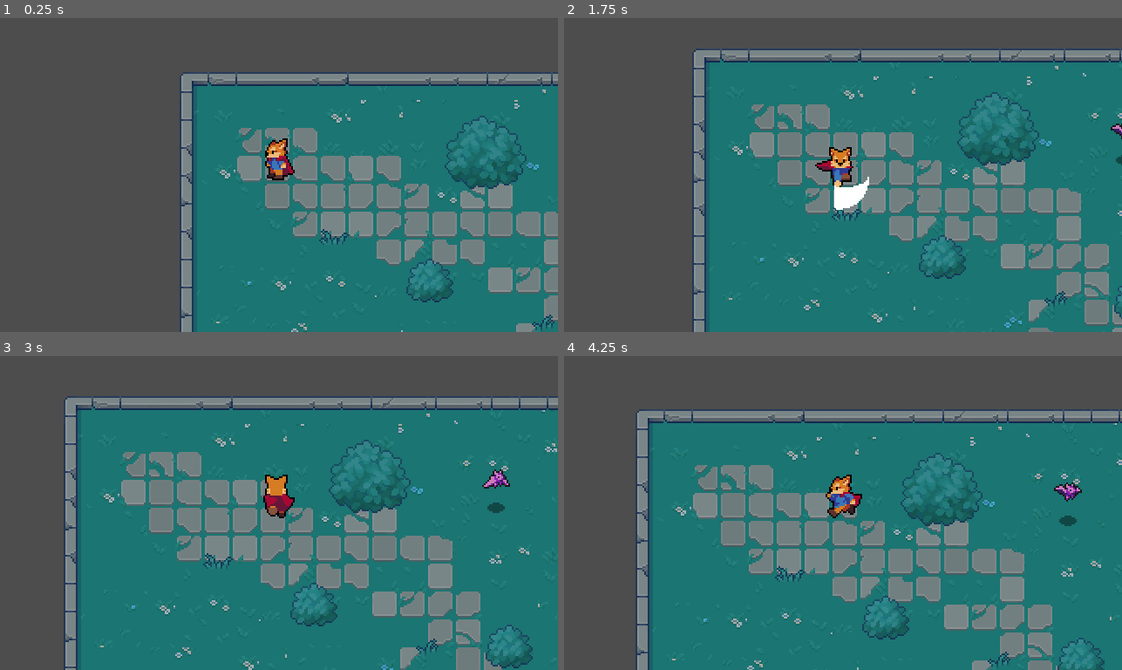
Above: before the commit, frames 1-4 (two rows, left to right).
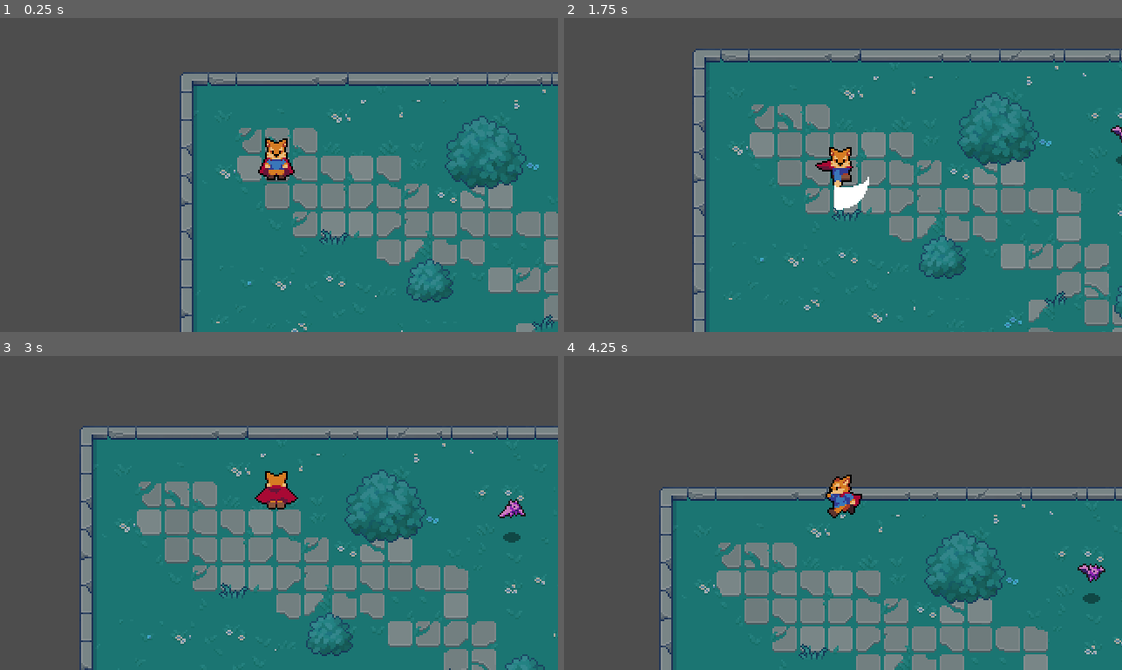
Above: after the commit, the same moments.

Repository: CursedRicky/ActionRpg-Godot
Game: Godot game, scene res://scenes/World.tscn
The game is run twice, just before and just after one commit, with the same random seed, the same clock (stepped at 60 frames per second) and the same inputs.
Inputs (mouse positions are in pixels of both pictures, inside the frame that each line leads up to):
- Up to frame 1 (0.25 s): no input
- Up to frame 2 (1.75 s): tap Enter (interact) at 0.5, 1.35 s; move the mouse to (965, 159) at 0.52 s; hold Right (ui_right) 0.53-1.28 s; hold Enter (interact) 0.53-1.28 s; tap Space (attack) at 0.6 s; move the mouse to (731, 190) at 1.27 s; hold Down (ui_down) from 1.28 s (still down); click (731, 190) at 1.55 s
- Up to frame 3 (3 s): move the mouse to (334, 443) at 2.02 s; release Down (ui_down) at 2.03 s; press the mouse at (334, 443) at 2.03 s; hold Right (ui_right) 2.03-2.78 s; tap Middle mouse button (roll) at 2.3, 2.85 s; move the mouse to (251, 575) at 2.77 s; release the mouse at (251, 575) at 2.78 s; hold Up (ui_up) from 2.78 s (still down)
- Up to frame 4 (4.25 s): tap Space (attack) at 3.05, 3.6 s; move the mouse to (1010, 560) at 3.52 s; release Up (ui_up) at 3.53 s; hold Left (ui_left) from 3.53 s (still down); hold Enter (interact) from 3.53 s (still down)

The runs differ from the first frame. In frame 1, 0.3% of the frame differs, in the area x 46-52%, y 38-52%; in frame 2, less than 0.1%; in frame 3, 33%; in frame 4, 47%, in the area x 12-100%, y 16-100%.

Commit message:
Add files via upload

Diff:
--- a/scenes/Box/hit_box.tscn
+++ b/scenes/Box/hit_box.tscn
@@ -1,7 +1,10 @@
-[gd_scene format=3 uid="uid://0cgjopmw7jb4"]
+[gd_scene load_steps=2 format=3 uid="uid://0cgjopmw7jb4"]
+
+[ext_resource type="Script" path="res://script/hitBox.gd" id="1_eqh2t"]
 
 [node name="HitBox" type="Area2D"]
 collision_layer = 0
 collision_mask = 0
+script = ExtResource("1_eqh2t")
 
 [node name="CollisionShape2D" type="CollisionShape2D" parent="."]
--- /dev/null
+++ b/scenes/Box/stats.tscn
@@ -0,0 +1,6 @@
+[gd_scene load_steps=2 format=3 uid="uid://d3q5a0ppcdkug"]
+
+[ext_resource type="Script" path="res://script/stats.gd" id="1_skgip"]
+
+[node name="Stats" type="Node"]
+script = ExtResource("1_skgip")
--- a/scenes/Enemy/bat.tscn
+++ b/scenes/Enemy/bat.tscn
@@ -1,9 +1,10 @@
-[gd_scene load_steps=13 format=3 uid="uid://delqnkvhl6im7"]
+[gd_scene load_steps=14 format=3 uid="uid://delqnkvhl6im7"]
 
 [ext_resource type="Script" path="res://script/Enemy/Bat.gd" id="1_f4nel"]
 [ext_resource type="Texture2D" uid="uid://b2k0uuo0pk1ms" path="res://art/Enemies/Bat.png" id="2_vb75s"]
 [ext_resource type="PackedScene" uid="uid://kje7vcoucwfe" path="res://scenes/Box/hurt_box.tscn" id="3_driar"]
 [ext_resource type="Texture2D" uid="uid://ddpykgcgqo0ve" path="res://art/Shadows/SmallShadow.png" id="3_ihbxk"]
+[ext_resource type="PackedScene" uid="uid://d3q5a0ppcdkug" path="res://scenes/Box/stats.tscn" id="5_3s6p2"]
 
 [sub_resource type="AtlasTexture" id="AtlasTexture_nj256"]
 atlas = ExtResource("2_vb75s")
@@ -63,7 +64,7 @@
 sprite_frames = SubResource("SpriteFrames_dpo60")
 animation = &"Fly"
 autoplay = "Fly"
-frame_progress = 0.242248
+frame_progress = 0.815959
 offset = Vector2(0, -12)
 
 [node name="Shadow" type="Sprite2D" parent="."]
@@ -79,6 +80,10 @@
 position = Vector2(0, -14)
 shape = SubResource("CapsuleShape2D_rj6wb")
 
+[node name="Stats" parent="." instance=ExtResource("5_3s6p2")]
+maxHealt = 3
+
 [connection signal="area_entered" from="HurtBox" to="." method="_on_hurt_box_area_entered"]
+[connection signal="noHealt" from="Stats" to="." method="_on_stats_no_healt"]
 
 [editable path="HurtBox"]
--- a/scenes/Player.tscn
+++ b/scenes/Player.tscn
@@ -1,6 +1,6 @@
-[gd_scene load_steps=46 format=3 uid="uid://b3dvblv1v6hs"]
-
-[ext_resource type="Script" path="res://script/Player.gd" id="1_i8h5g"]
+[gd_scene load_steps=57 format=3 uid="uid://b3dvblv1v6hs"]
+
+[ext_resource type="Script" path="res://script/Player/Player.gd" id="1_t6g1t"]
 [ext_resource type="Texture2D" uid="uid://c1cc4j037diai" path="res://art/Player/Player.png" id="2_jcvpv"]
 [ext_resource type="PackedScene" uid="uid://0cgjopmw7jb4" path="res://scenes/Box/hit_box.tscn" id="4_pe86v"]
 [ext_resource type="Script" path="res://script/Player/swordHitBox.gd" id="5_fbuaj"]
@@ -60,6 +60,30 @@
 max_space = Vector2(1.1, 1)
 blend_mode = 1
 
+[sub_resource type="AnimationNodeAnimation" id="AnimationNodeAnimation_tsak8"]
+animation = &"RollLeft"
+
+[sub_resource type="AnimationNodeAnimation" id="AnimationNodeAnimation_n21do"]
+animation = &"RollRight"
+
+[sub_resource type="AnimationNodeAnimation" id="AnimationNodeAnimation_uohnf"]
+animation = &"RollTop"
+
+[sub_resource type="AnimationNodeAnimation" id="AnimationNodeAnimation_ot0fp"]
+animation = &"RollBot"
+
+[sub_resource type="AnimationNodeBlendSpace2D" id="AnimationNodeBlendSpace2D_50j5u"]
+blend_point_0/node = SubResource("AnimationNodeAnimation_tsak8")
+blend_point_0/pos = Vector2(-1, 0)
+blend_point_1/node = SubResource("AnimationNodeAnimation_n21do")
+blend_point_1/pos = Vector2(1, 0)
+blend_point_2/node = SubResource("AnimationNodeAnimation_uohnf")
+blend_point_2/pos = Vector2(0, -1.1)
+blend_point_3/node = SubResource("AnimationNodeAnimation_ot0fp")
+blend_point_3/pos = Vector2(0, 1.1)
+min_space = Vector2(-1, -1.1)
+max_space = Vector2(1, 1.1)
+
 [sub_resource type="AnimationNodeAnimation" id="AnimationNodeAnimation_wfjc5"]
 animation = &"RunBot"
 
@@ -100,15 +124,21 @@
 
 [sub_resource type="AnimationNodeStateMachineTransition" id="AnimationNodeStateMachineTransition_y0j6j"]
 
+[sub_resource type="AnimationNodeStateMachineTransition" id="AnimationNodeStateMachineTransition_e75so"]
+
+[sub_resource type="AnimationNodeStateMachineTransition" id="AnimationNodeStateMachineTransition_ygbn7"]
+
 [sub_resource type="AnimationNodeStateMachine" id="AnimationNodeStateMachine_b1sfb"]
 states/Attack/node = SubResource("AnimationNodeBlendSpace2D_jdfx7")
 states/Attack/position = Vector2(532, 212)
 states/Idle/node = SubResource("AnimationNodeBlendSpace2D_l38qs")
 states/Idle/position = Vector2(382, 100)
+states/Roll/node = SubResource("AnimationNodeBlendSpace2D_50j5u")
+states/Roll/position = Vector2(382, -25)
 states/Run/node = SubResource("AnimationNodeBlendSpace2D_0hqp2")
 states/Run/position = Vector2(687, 100)
-transitions = ["Start", "Idle", SubResource("AnimationNodeSt …(436 unchanged characters)… mationNodeStateMachineTransition_y0j6j")]
-graph_offset = Vector2(19, -18)
+transitions = ["Start", "Idle", SubResource("AnimationNodeSt …(436 unchanged characters)… mationNodeStateMachineTransition_y0j6j"), "Roll", "Idle", SubResource("AnimationNodeStateMachineTransition_e75so"), "Idle", "Roll", SubResource("AnimationNodeStateMachineTransition_ygbn7")]
+graph_offset = Vector2(-81, -74)
 
 [sub_resource type="Animation" id="Animation_k6gn2"]
 resource_name = "AttackBot"
@@ -419,6 +449,126 @@
 "transitions": PackedFloat32Array(1),
 "update": 1,
 "values": [true]
+}
+
+[sub_resource type="Animation" id="Animation_xp8on"]
+resource_name = "RollBot"
+length = 0.5
+tracks/0/type = "value"
+tracks/0/imported = false
+tracks/0/enabled = true
+tracks/0/path = NodePath("Sprite2D:frame")
+tracks/0/interp = 1
+tracks/0/loop_wrap = true
+tracks/0/keys = {
+"times": PackedFloat32Array(0, 0.1, 0.2, 0.3, 0.4),
+"transitions": PackedFloat32Array(1, 1, 1, 1, 1),
+"update": 1,
+"values": [55, 56, 57, 58, 59]
+}
+tracks/1/type = "method"
+tracks/1/imported = false
+tracks/1/enabled = true
+tracks/1/path = NodePath(".")
+tracks/1/interp = 1
+tracks/1/loop_wrap = true
+tracks/1/keys = {
+"times": PackedFloat32Array(0.5),
+"transitions": PackedFloat32Array(1),
+"values": [{
+"args": [],
+"method": &"rollFinished"
+}]
+}
+
+[sub_resource type="Animation" id="Animation_hbw4u"]
+resource_name = "RollLeft"
+length = 0.5
+tracks/0/type = "value"
+tracks/0/imported = false
+tracks/0/enabled = true
+tracks/0/path = NodePath("Sprite2D:frame")
+tracks/0/interp = 1
+tracks/0/loop_wrap = true
+tracks/0/keys = {
+"times": PackedFloat32Array(0, 0.1, 0.2, 0.3, 0.4),
+"transitions": PackedFloat32Array(1, 1, 1, 1, 1),
+"update": 1,
+"values": [50, 51, 52, 53, 54]
+}
+tracks/1/type = "method"
+tracks/1/imported = false
+tracks/1/enabled = true
+tracks/1/path = NodePath(".")
+tracks/1/interp = 1
+tracks/1/loop_wrap = true
+tracks/1/keys = {
+"times": PackedFloat32Array(0.5),
+"transitions": PackedFloat32Array(1),
+"values": [{
+"args": [],
+"method": &"rollFinished"
+}]
+}
+
+[sub_resource type="Animation" id="Animation_s381y"]
+resource_name = "RollRight"
+length = 0.5
+tracks/0/type = "value"
+tracks/0/imported = false
+tracks/0/enabled = true
+tracks/0/path = NodePath("Sprite2D:frame")
+tracks/0/interp = 1
+tracks/0/loop_wrap = true
+tracks/0/keys = {
+"times": PackedFloat32Array(0, 0.1, 0.2, 0.3, 0.4),
+"transitions": PackedFloat32Array(1, 1, 1, 1, 1),
+"update": 1,
+"values": [40, 41, 42, 43, 44]
+}
+tracks/1/type = "method"
+tracks/1/imported = false
+tracks/1/enabled = true
+tracks/1/path = NodePath(".")
+tracks/1/interp = 1
+tracks/1/loop_wrap = true
+tracks/1/keys = {
+"times": PackedFloat32Array(0.5),
+"transitions": PackedFloat32Array(1),
+"values": [{
+"args": [],
+"method": &"rollFinished"
+}]
+}
+
+[sub_resource type="Animation" id="Animation_tbtnk"]
+resource_name = "RollTop"
+length = 0.5
+tracks/0/type = "value"
+tracks/0/imported = false
+tracks/0/enabled = true
+tracks/0/path = NodePath("Sprite2D:frame")
+tracks/0/interp = 1
+tracks/0/loop_wrap = true
+tracks/0/keys = {
+"times": PackedFloat32Array(0, 0.1, 0.2, 0.3, 0.4),
+"transitions": PackedFloat32Array(1, 1, 1, 1, 1),
+"update": 1,
+"values": [45, 46, 47, 48, 49]
+}
+tracks/1/type = "method"
+tracks/1/imported = false
+tracks/1/enabled = true
+tracks/1/path = NodePath(".")
+tracks/1/interp = 1
+tracks/1/loop_wrap = true
+tracks/1/keys = {
+"times": PackedFloat32Array(0.5),
+"transitions": PackedFloat32Array(1),
+"values": [{
+"args": [],
+"method": &"rollFinished"
+}]
 }
 
 [sub_resource type="Animation" id="Animation_xal6g"]
@@ -500,6 +650,10 @@
 "IdleRight": SubResource("Animation_iyc7c"),
 "IdleTop": SubResource("Animation_hnpue"),
 "RESET": SubResource("Animation_ivvig"),
+"RollBot": SubResource("Animation_xp8on"),
+"RollLeft": SubResource("Animation_hbw4u"),
+"RollRight": SubResource("Animation_s381y"),
+"RollTop": SubResource("Animation_tbtnk"),
 "RunBot": SubResource("Animation_xal6g"),
 "RunLeft": SubResource("Animation_gdhj7"),
 "RunRight": SubResource("Animation_iskau"),
@@ -517,7 +671,7 @@
 y_sort_enabled = true
 position = Vector2(1, 2)
 collision_layer = 2
-script = ExtResource("1_i8h5g")
+script = ExtResource("1_t6g1t")
 
 [node name="Sprite2D" type="Sprite2D" parent="."]
 material = SubResource("ShaderMaterial_6lvrj")
@@ -539,7 +693,8 @@
 tree_root = SubResource("AnimationNodeStateMachine_b1sfb")
 anim_player = NodePath("../AnimationPlayer")
 parameters/Attack/blend_position = Vector2(0, 0)
-parameters/Idle/blend_position = Vector2(-0.234667, -0.010582)
+parameters/Idle/blend_position = Vector2(-0.00133336, 0.481013)
+parameters/Roll/blend_position = Vector2(-0.776, -0.164557)
 parameters/Run/blend_position = Vector2(0.000888944, -1)
 
 [node name="AnimationPlayer" type="AnimationPlayer" parent="."]
--- a/scenes/World/Chest.tscn
+++ b/scenes/World/Chest.tscn
@@ -19,6 +19,23 @@
 "transitions": PackedFloat32Array(1),
 "update": 1,
 "values": [0]
+}
+
+[sub_resource type="Animation" id="Animation_epjlg"]
+resource_name = "IdleLottata"
+length = 0.1
+loop_mode = 1
+tracks/0/type = "value"
+tracks/0/imported = false
+tracks/0/enabled = true
+tracks/0/path = NodePath("Sprite2D:frame")
+tracks/0/interp = 1
+tracks/0/loop_wrap = true
+tracks/0/keys = {
+"times": PackedFloat32Array(0),
+"transitions": PackedFloat32Array(1),
+"update": 1,
+"values": [5]
 }
 
 [sub_resource type="Animation" id="Animation_qcgsn"]
@@ -64,23 +81,6 @@
 "transitions": PackedFloat32Array(1),
 "update": 1,
 "values": [1]
-}
-
-[sub_resource type="Animation" id="Animation_epjlg"]
-resource_name = "IdleLottata"
-length = 0.1
-loop_mode = 1
-tracks/0/type = "value"
-tracks/0/imported = false
-tracks/0/enabled = true
-tracks/0/path = NodePath("Sprite2D:frame")
-tracks/0/interp = 1
-tracks/0/loop_wrap = true
-tracks/0/keys = {
-"times": PackedFloat32Array(0),
-"transitions": PackedFloat32Array(1),
-"update": 1,
-"values": [5]
 }
 
 [sub_resource type="AnimationLibrary" id="AnimationLibrary_otoih"]
--- a/script/Chest.gd
+++ b/script/Chest.gd
@@ -1,8 +1,8 @@
 extends Node2D
 
-var animationPlayer = null
-var animationTree = null
-var animationState = null
+@onready var animationPlayer = $AnimationPlayer
+@onready var animationTree = $AnimationTree
+@onready var animationState = animationTree.get("parameters/playback")
 
 var lootable = false
 var enter = false
@@ -12,10 +12,7 @@
 @onready var label = $Label
 
 func _ready():
-	animationPlayer = $AnimationPlayer
-	animationTree = $AnimationTree
 	animationTree.active = true
-	animationState = animationTree.get("parameters/playback")
 	animationState.travel("Idle")
 	label.visible = false
 
--- a/script/Enemy/Bat.gd
+++ b/script/Enemy/Bat.gd
@@ -1,9 +1,9 @@
 extends CharacterBody2D
 
-var hp = 5
 var knockback= Vector2.ZERO
 
 @onready var target = $"../Player"
+@onready var stats = $Stats
 
 # Called when the node enters the scene tree for the first time.
 func _ready():
@@ -15,4 +15,8 @@
 	move_and_slide()
 
 func _on_hurt_box_area_entered(area):
+	stats.healt -= area.damage
 	knockback = area.knockbackVector * 125
+
+func _on_stats_no_healt():
+	queue_free()
--- /dev/null
+++ b/script/Player/Player.gd
@@ -0,0 +1,82 @@
+extends CharacterBody2D
+class_name Player
+
+#Variabili globali
+const ACCELERATION = 400
+const MAXSPEED = 125
+const FRICTION = 400
+
+@onready var swordHitBox = $HitBoxPivot/SwordHitBox
+@onready var animationPlayer = $AnimationPlayer
+@onready var animationTree = $AnimationTree
+@onready var interactLabel = $Interaction/InteractLabel
+@onready var animationState = animationTree.get("parameters/playback")
+@onready var all_interactions = []
+
+enum { #Variabili
+	MOVE, #Valore -> 0
+	ROLL, #Valore -> 1
+	ATTACK #Valore -> 2
+}
+
+var state = MOVE
+var rollVector = Vector2.DOWN
+
+func _ready():
+	animationTree.active = true
+	swordHitBox.knockbackVector = rollVector
+
+
+func _process(delta):
+	match state: #simile a switch (state)
+		MOVE:
+			move(delta)
+		ROLL:
+			roll(delta)
+		ATTACK:
+			attack(delta)
+
+	#if Input.get_action_strength("space_bar") or Input.get_action_strength("left_click"):
+		#print("Ciao")
+
+func move(delta) :
+	var inputVector = Vector2.ZERO
+	inputVector.x = Input.get_action_strength("ui_right") - Input.get_action_strength("ui_left")
+	inputVector.y = Input.get_action_strength("ui_down") - Input.get_action_strength("ui_up")
+	inputVector = inputVector.normalized() #Vettore normalizzato così che il pg non sia più veloce in diagonale
+
+	if inputVector != Vector2.ZERO:
+		rollVector = inputVector
+		swordHitBox.knockbackVector = inputVector
+		animationTree.set("parameters/Idle/blend_position", inputVector)
+		animationTree.set("parameters/Run/blend_position", inputVector)
+		animationTree.set("parameters/Attack/blend_position", inputVector)
+		animationTree.set("parameters/Roll/blend_position", inputVector)
+		animationState.travel("Run") #Cambia animazione quando cammini
+		velocity = velocity.move_toward(inputVector * MAXSPEED, ACCELERATION * delta)
+	else :
+		animationState.travel("Idle") #Cambia animazione quando stai fermo
+		velocity = velocity.move_toward(Vector2.ZERO, FRICTION * delta)
+	move_and_slide()
+
+	if Input.is_action_just_pressed("attack") :
+		state = ATTACK
+
+	if Input.is_action_just_pressed("roll") :
+		state = ROLL
+
+func roll(delta):
+	velocity = rollVector * MAXSPEED * 1.5
+	animationState.travel("Roll")
+	move_and_slide()
+
+func attack(delta):
+	velocity = Vector2.ZERO
+	animationState.travel("Attack")
+
+func attackFinished():
+	state = MOVE
+	velocity = velocity / 2
+
+func rollFinished():
+	state = MOVE
--- a/script/Player/swordHitBox.gd
+++ b/script/Player/swordHitBox.gd
@@ -1,3 +1,3 @@
-extends Area2D
+extends "res://script/hitBox.gd"
 
 var knockbackVector = Vector2.ZERO
--- /dev/null
+++ b/script/hitBox.gd
@@ -0,0 +1,3 @@
+extends Area2D
+
+@export var damage = 1
--- /dev/null
+++ b/script/stats.gd
@@ -0,0 +1,10 @@
+extends Node
+
+@export var maxHealt = 1
+@onready var healt = maxHealt
+
+func _process(delta):
+	if healt <= 0:
+		emit_signal("noHealt")
+
+signal noHealt
